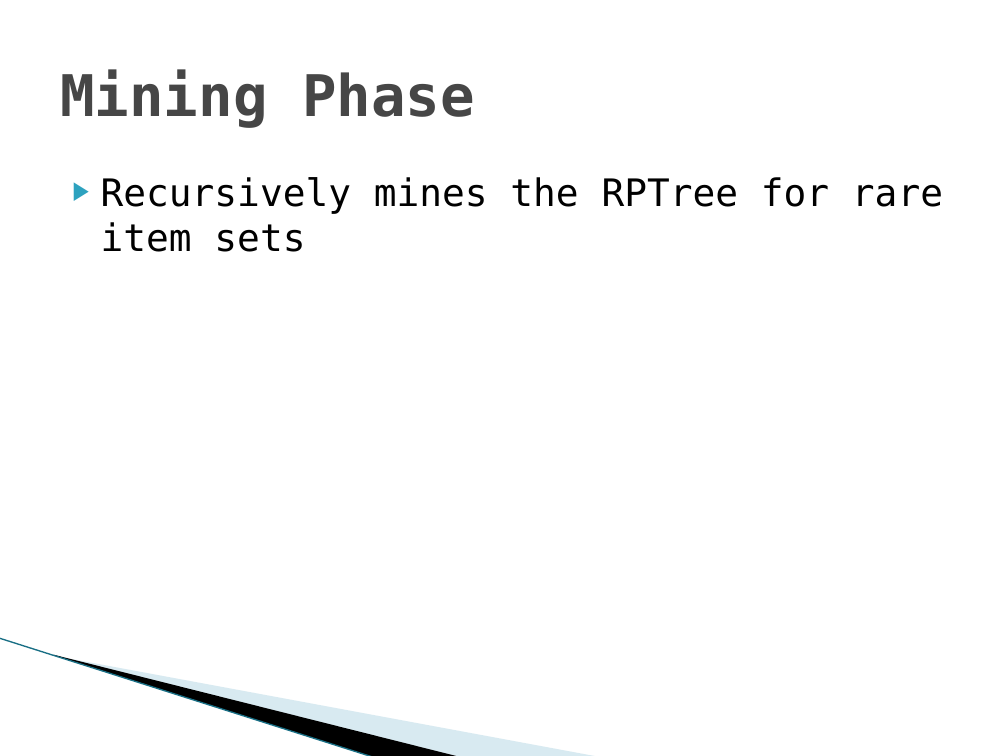
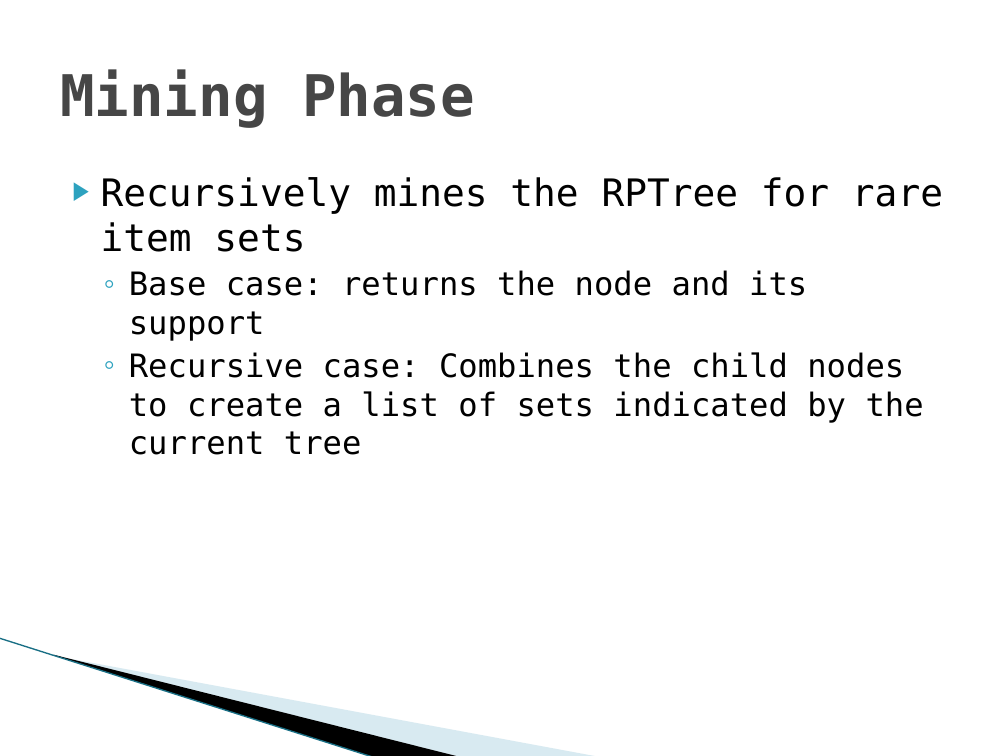
Before and after one commit to smithi35/RarePatternMining, a slide deck: slide 11 of Documentation/Rare Pattern Mining through Rare Pattern Growth.pptx (slide 10 before the commit). Drawn at 1008x756 pixels with LibreOffice and Linux fonts; fonts in the diff are those of the drawing; background and template pictures are left out. Boxes give left, top, right and bottom in pixels: in the first picture for what was removed or moved away, otherwise in the second. Text is boxed around its words. In the diff, an @@ line names an element or a change of style, - is before the commit and + after.

```diff
--- a/Documentation/Rare Pattern Mining through Rare Pattern Growth.pptx
+++ b/Documentation/Rare Pattern Mining through Rare Pattern Growth.pptx
@@ text at [129, 270, 924, 455]: paragraphs added @@
+  ◦ Base case: returns the node and its support
+  ◦ Recursive case: Combines the child nodes to create a list of sets indicated by the current tree
```
Also in this commit, not shown: 3 other slides changed, 4 slides added, 2 slides removed, 43 other files.
